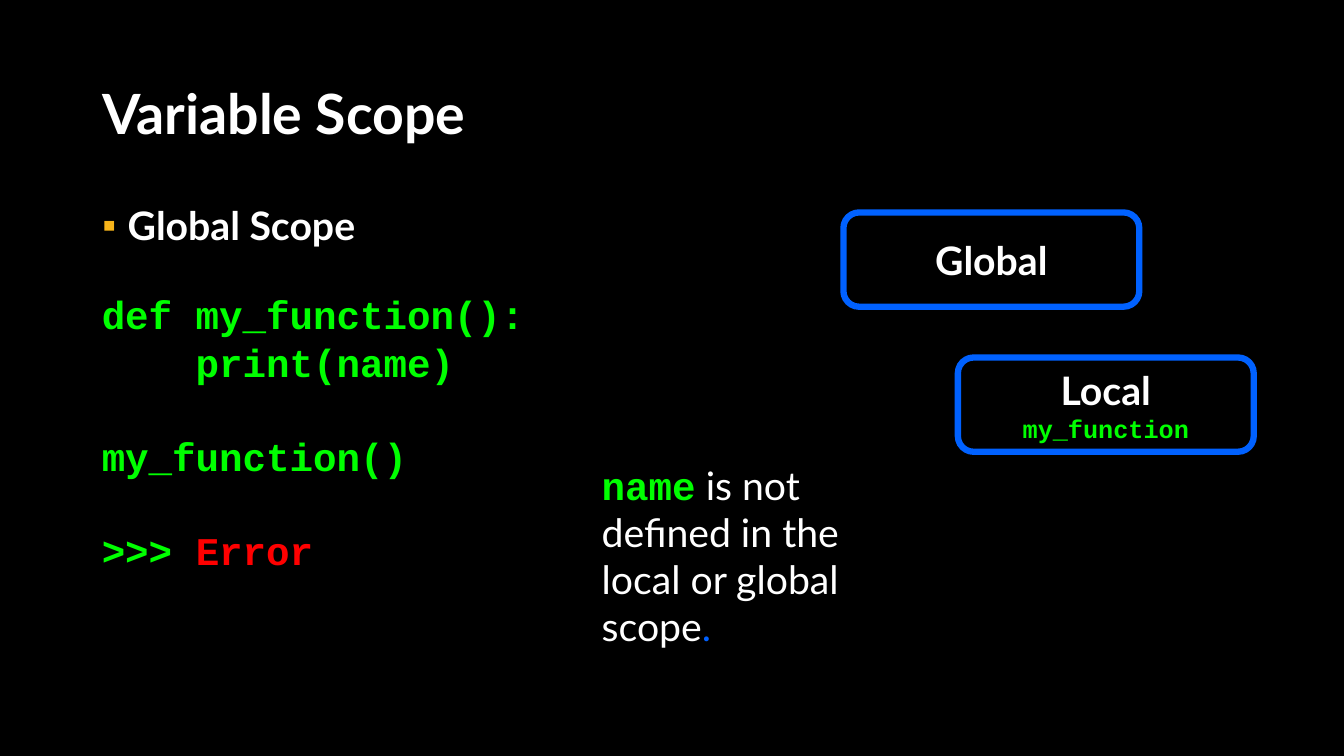
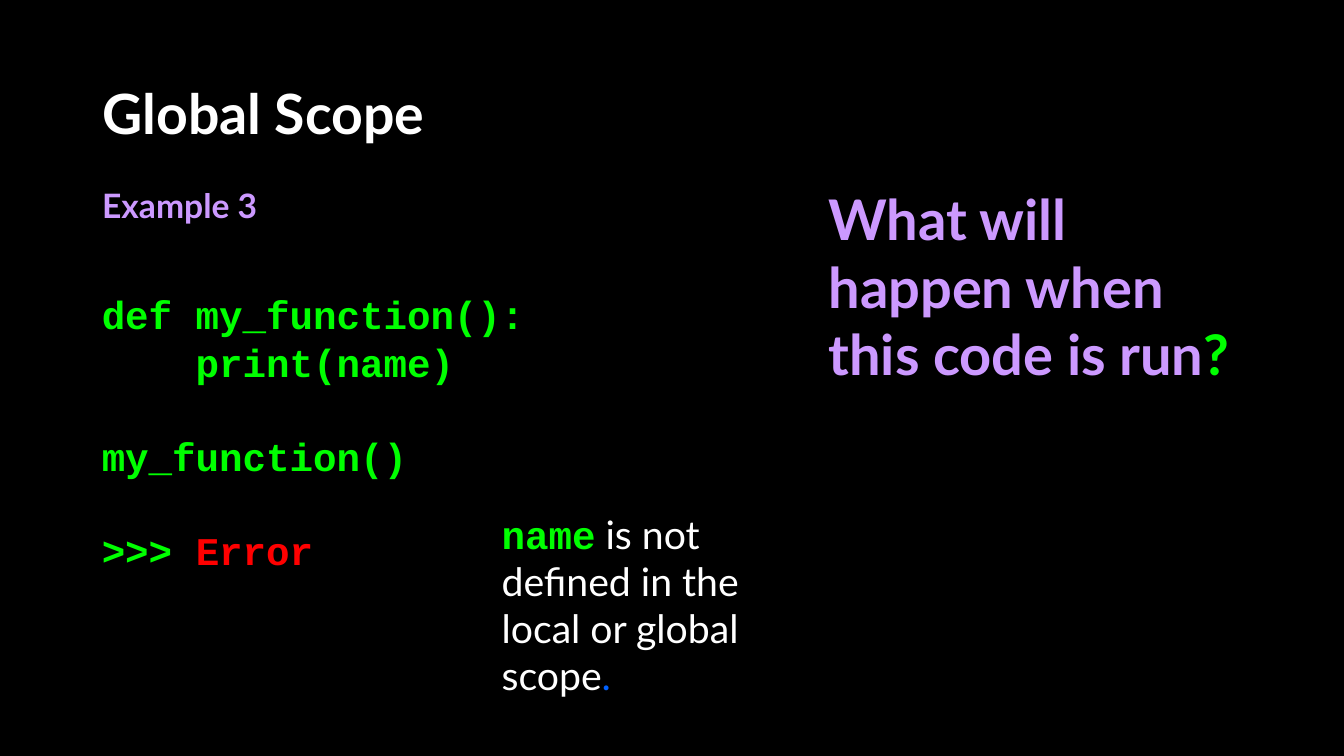
Before and after one commit to APS106/APS106-winter-2024-kinsella-goodfellow, a slide deck: slide 55 of lectures/week2/lecture2/slides/week2_lecture2.pptx (slide 30 before the commit). Drawn at 1344x756 pixels with LibreOffice and Linux fonts; fonts in the diff are those of the drawing; background and template pictures are left out. Boxes give left, top, right and bottom in pixels: in the first picture for what was removed or moved away, otherwise in the second. Text is boxed around its words. In the diff, an @@ line names an element or a change of style, - is before the commit and + after.

```diff
--- a/lectures/week2/lecture2/slides/week2_lecture2.pptx
+++ b/lectures/week2/lecture2/slides/week2_lecture2.pptx
@@ title at [102, 92, 424, 144]: text changed @@
-Variable Scope
+Global Scope
@@ text added at [102, 193, 257, 224], 24 pt, text #CC99FF, bold @@
+Example 3
@@ text added at [829, 198, 1229, 376], 40 pt, text #CC99FF, bold @@
+What will happen when this code is run?
@@ text removed at [128, 211, 356, 247] @@
-▪ Global Scope
@@ rounded rectangle removed at [844, 213, 1140, 308] @@
-Global
@@ rounded rectangle removed at [958, 358, 1254, 453] @@
-Local
-my_function
@@ text "name is not defined in ...": place and size @@
-text "name is not defined in ..." at [602, 471, 839, 648]
+text "name is not defined in ..." at [502, 520, 739, 697]
```
Also in this commit, not shown: 30 other slides changed, 13 slides added, 1 slide removed, 6 other files.
